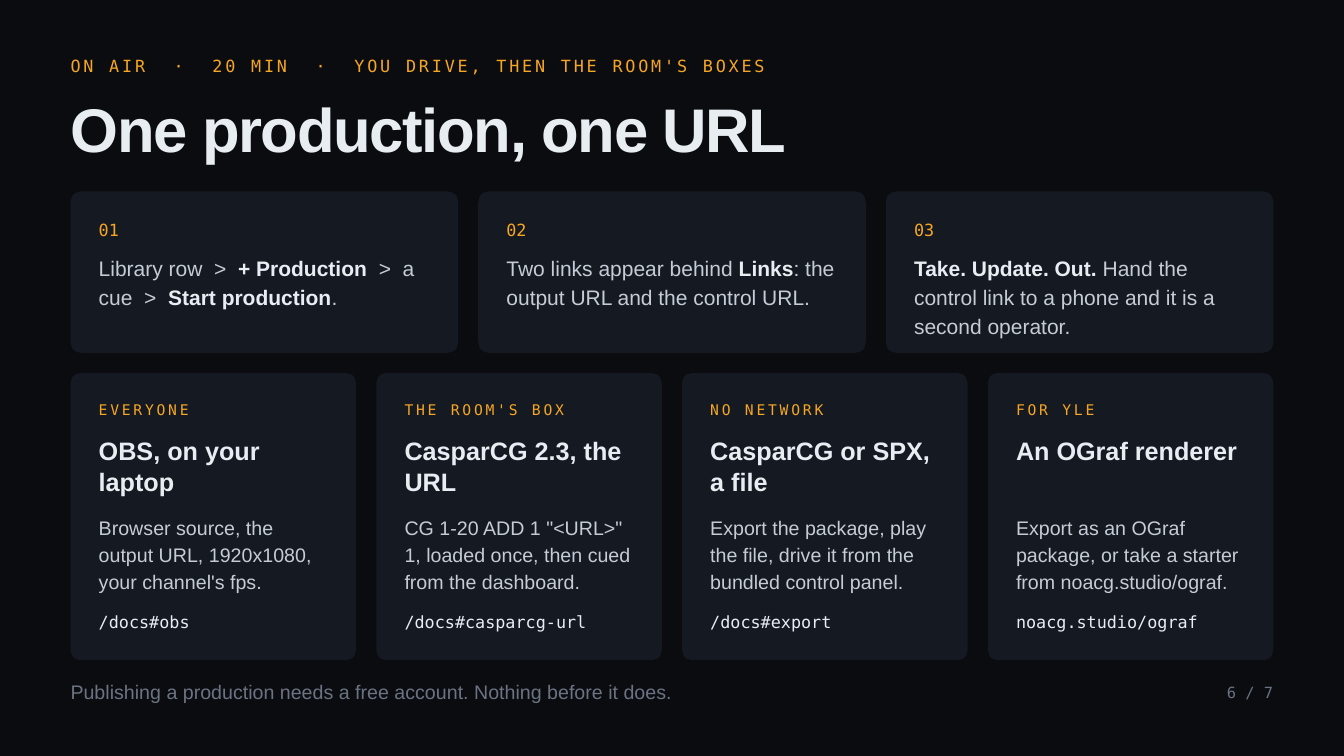
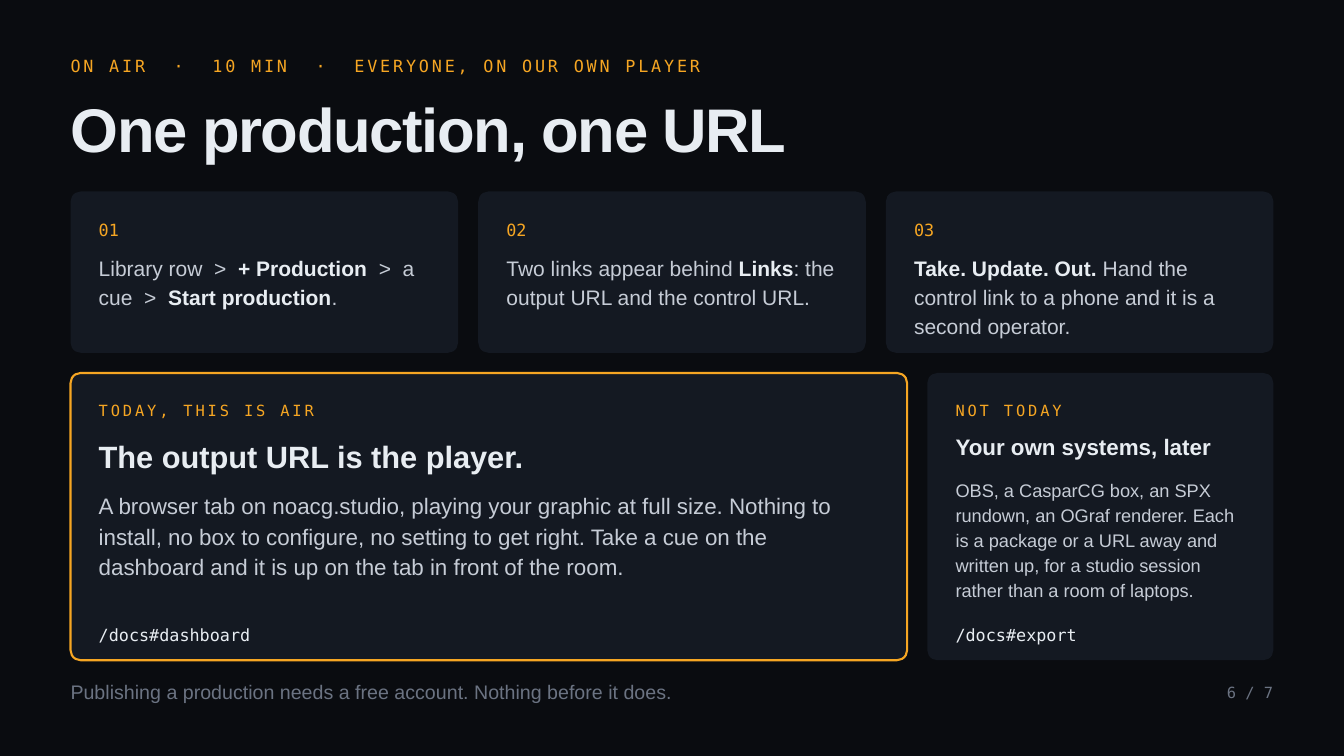
Before and after one commit to NoaCG/NoaCG-Studio, a slide deck: slide 6 of docs/presentation-2026-09-25/NoaCG-2026-09-25.pptx. Drawn at 1344x756 pixels with LibreOffice and Linux fonts; fonts in the diff are those of the drawing. Boxes give left, top, right and bottom in pixels: in the first picture for what was removed or moved away, otherwise in the second. Text is boxed around its words. In the diff, an @@ line names an element or a change of style, - is before the commit and + after.

```diff
--- a/docs/presentation-2026-09-25/NoaCG-2026-09-25.pptx
+++ b/docs/presentation-2026-09-25/NoaCG-2026-09-25.pptx
@@ text at (x1=71, y1=59, x2=700, y2=75): text changed @@
-ON AIR · 20 MIN · YOU DRIVE, THEN THE ROOM'S BOXES
+ON AIR · 10 MIN · EVERYONE, ON OUR OWN PLAYER
@@ rounded rectangle resized from (x1=71, y1=373, x2=356, y2=660) to (x1=71, y1=373, x2=907, y2=660) @@
@@ rounded rectangle at (x1=71, y1=373, x2=907, y2=660): outline none to #F6A623 1.5 pt @@
@@ rounded rectangle removed at (x1=683, y1=373, x2=968, y2=660) @@
@@ rounded rectangle resized from (x1=376, y1=373, x2=661, y2=660) to (x1=928, y1=373, x2=1273, y2=660) @@
@@ rounded rectangle removed at (x1=988, y1=373, x2=1273, y2=660) @@
@@ text at (x1=99, y1=404, x2=313, y2=418): text changed; size 10.5 to 11 pt @@
-EVERYONE
+TODAY, THIS IS AIR
@@ text removed at (x1=405, y1=404, x2=564, y2=416) @@
-THE ROOM'S BOX
@@ text removed at (x1=710, y1=404, x2=823, y2=416) @@
-NO NETWORK
@@ text added at (x1=956, y1=404, x2=1062, y2=417), 11 pt, text #F6A623 @@
+NOT TODAY
@@ text removed at (x1=1016, y1=404, x2=1094, y2=415) @@
-FOR YLE
@@ text at (x1=99, y1=445, x2=523, y2=473): text changed; size 18 to 22 pt @@
-OBS, on your laptop
+The output URL is the player.
@@ text removed at (x1=405, y1=441, x2=622, y2=492) @@
-CasparCG 2.3, the URL
@@ text removed at (x1=710, y1=442, x2=930, y2=492) @@
-CasparCG or SPX, a file
@@ text added at (x1=956, y1=438, x2=1211, y2=460), 16 pt, text #E8EDF2, bold @@
+Your own systems, later
@@ text removed at (x1=1016, y1=441, x2=1237, y2=461) @@
-An OGraf renderer
@@ text at (x1=99, y1=498, x2=831, y2=580): text changed; size 14 to 16 pt @@
-Browser source, the output URL, 1920x1080, your channel's fps.
+A browser tab on noacg.studio, playing your graphic at full size. Nothing to install, no box to configure, no setting to get right. Take a cue on the dashboard and it is up on the tab in front of the room.
@@ text added at (x1=956, y1=484, x2=1234, y2=601), 13 pt, text #C6CCD6 @@
+OBS, a CasparCG box, an SPX rundown, an OGraf renderer. Each is a package or a URL away and written up, for a studio session rather than a room of laptops.
@@ text removed at (x1=405, y1=521, x2=631, y2=589) @@
-CG 1-20 ADD 1 "<URL>" 1, loaded once, then cued from the dashboard.
@@ text removed at (x1=710, y1=521, x2=926, y2=593) @@
-Export the package, play the file, drive it from the bundled control panel.
@@ text removed at (x1=1016, y1=521, x2=1239, y2=593) @@
-Export as an OGraf package, or take a starter from noacg.studio/ograf.
@@ text at (x1=99, y1=628, x2=251, y2=643): text changed @@
-/docs#obs
+/docs#dashboard
@@ text "/docs#dashboard" at (x1=99, y1=628, x2=251, y2=643): vertical alignment bottom to top @@
@@ text removed at (x1=405, y1=615, x2=587, y2=632) @@
-/docs#casparcg-url
@@ text "/docs#export" at (x1=956, y1=628, x2=1077, y2=645): vertical alignment bottom to top @@
@@ text "/docs#export" moved from (x1=710, y1=615, x2=831, y2=632) to (x1=956, y1=628, x2=1077, y2=645) @@
@@ text removed at (x1=1016, y1=615, x2=1198, y2=632) @@
-noacg.studio/ograf
```
Also in this commit, not shown: 5 other slides changed, 5 other files.
